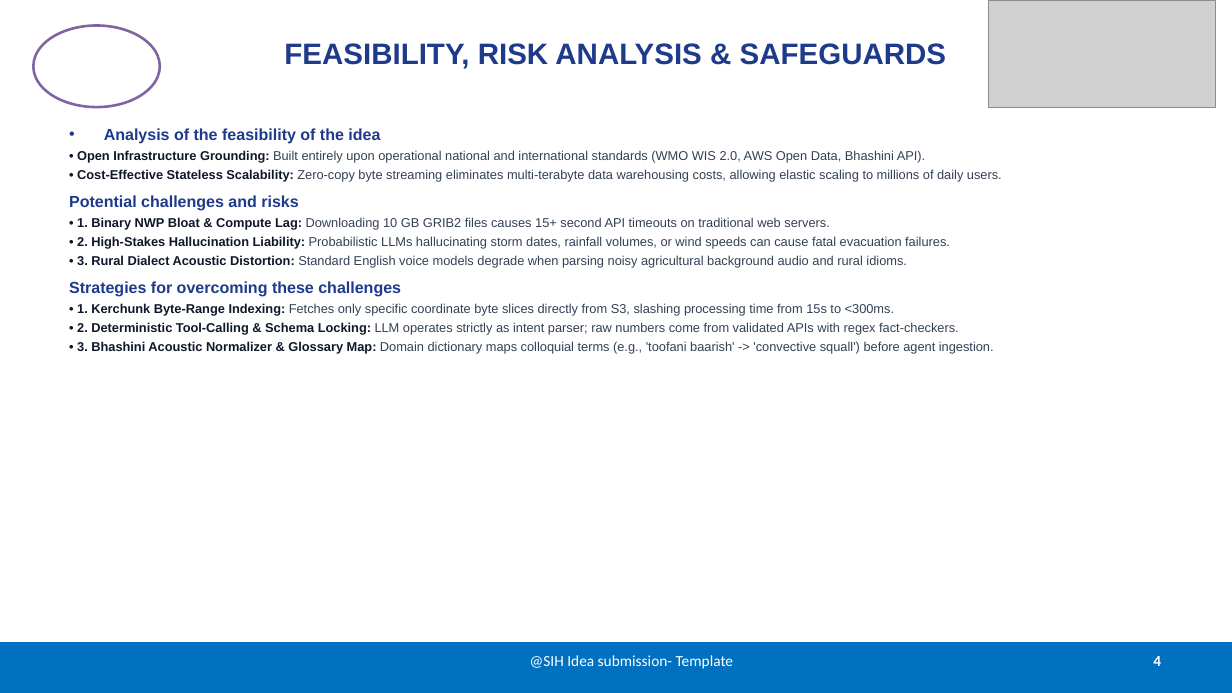
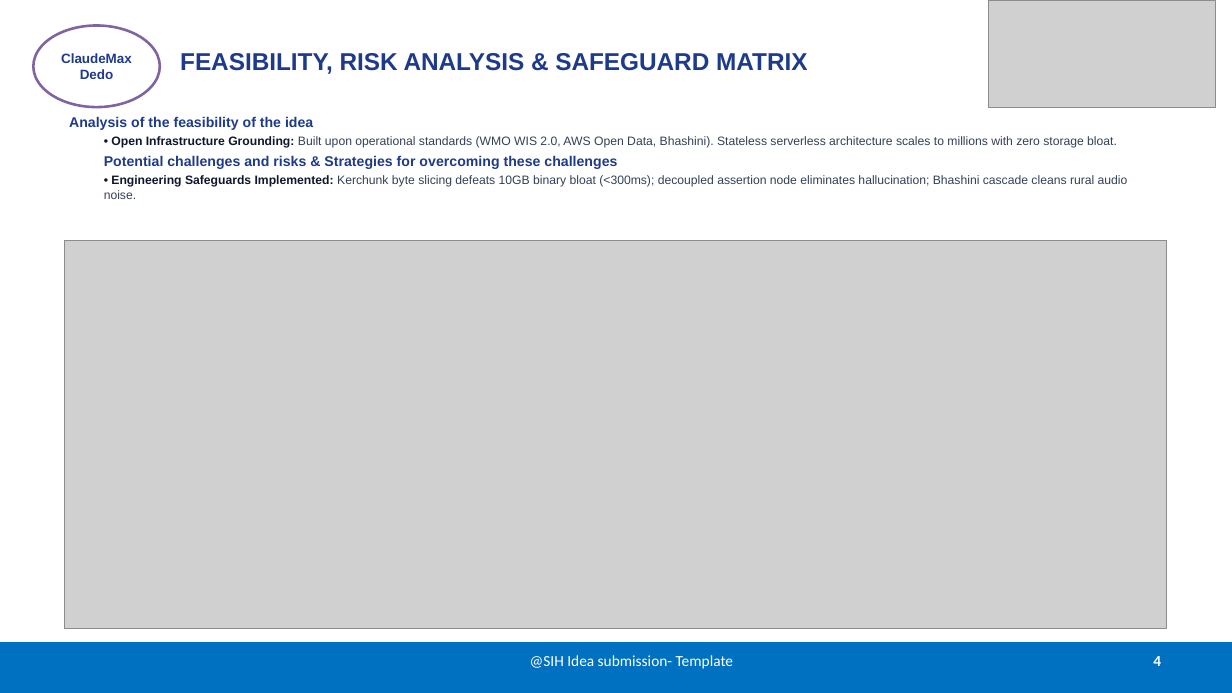
Before and after one commit to lohitakshcodes/claudemaxdedo-sih2026, a slide deck: slide 4 of SIH2026_SIH26068_WeatherGPT_ClaudeMaxDedo.pptx. Drawn at 1232x693 pixels with LibreOffice and Linux fonts; fonts in the diff are those of the drawing; grey boxes stand for pictures. Boxes give left, top, right and bottom in pixels: in the first picture for what was removed or moved away, otherwise in the second. Text is boxed around its words. In the diff, an @@ line names an element or a change of style, - is before the commit and + after.

Commit message:
feat: official SIH 2026 PPTX & PDF presentations with Gemini infographics & architecture diagrams

```diff
--- a/SIH2026_SIH26068_WeatherGPT_ClaudeMaxDedo.pptx
+++ b/SIH2026_SIH26068_WeatherGPT_ClaudeMaxDedo.pptx
@@ ellipse "ClaudeMaxDedo" at bbox=[33, 26, 160, 107]: size 11 to 10.5 pt, text colour #FFFFFF to #1E3A8A @@
@@ title at bbox=[180, 53, 807, 74]: text changed; size 23 to 19 pt @@
-FEASIBILITY, RISK ANALYSIS & SAFEGUARDS
+FEASIBILITY, RISK ANALYSIS & SAFEGUARD MATRIX
@@ text "Analysis of the feasibility of ...": place and size @@
-text "Analysis of the feasibility of ..." at bbox=[69, 128, 1002, 354]
+text "Analysis of the feasibility of ..." at bbox=[69, 116, 1128, 199]
@@ text at bbox=[69, 116, 313, 130]: size 12.5 to 11 pt in "Analysis of the feasibility of the idea"; bullet • to none; less space between paragraphs @@
@@ text at bbox=[104, 136, 1128, 199]: text changed; size 10 to 9.5 pt @@
-• Open Infrastructure Grounding: Built entirely upon operational national and international standards (WMO WIS 2.0, AWS Open Data, Bhashini API).
-• Cost-Effective Stateless Scalability: Zero-copy byte streaming eliminates multi-terabyte data warehousing costs, allowing elastic scaling to millions of daily users.
-Potential challenges and risks
-• 1. Binary NWP Bloat & Compute Lag: Downloading 10 GB GRIB2 files causes 15+ second API timeouts on traditional web servers.
-• 2. High-Stakes Hallucination Liability: Probabilistic LLMs hallucinating storm dates, rainfall volumes, or wind speeds can cause fatal evacuation failures.
-• 3. Rural Dialect Acoustic Distortion: Standard English voice models degrade when parsing noisy agricultural background audio and rural idioms.
-Strategies for overcoming these challenges
-• 1. Kerchunk Byte-Range Indexing: Fetches only specific coordinate byte slices directly from S3, slashing processing time from 15s to <300ms.
-• 2. Deterministic Tool-Calling & Schema Locking: LLM operates strictly as intent parser; raw numbers come from validated APIs with regex fact-checkers.
-• 3. Bhashini Acoustic Normalizer & Glossary Map: Domain dictionary maps colloquial terms (e.g., 'toofani baarish' -> 'convective squall') before agent ingestion.
+• Open Infrastructure Grounding: Built upon operational standards (WMO WIS 2.0, AWS Open Data, Bhashini). Stateless serverless architecture scales to millions with zero storage bloat.
+Potential challenges and risks & Strategies for overcoming these challenges
+• Engineering Safeguards Implemented: Kerchunk byte slicing defeats 10GB binary bloat (<300ms); decoupled assertion node eliminates hallucination; Bhashini cascade cleans rural audio noise.
@@ picture added at bbox=[65, 240, 1167, 628] @@
```
Also in this commit, not shown: 4 other slides changed, 15 other files.
